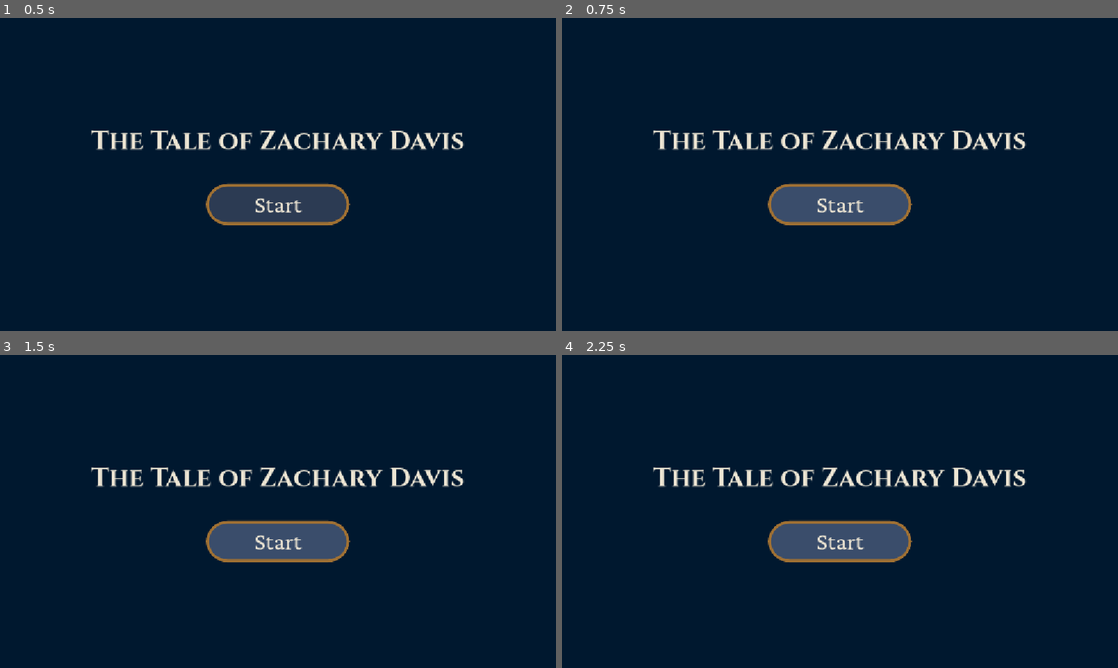
Above: before the commit, frames 1-4 (two rows, left to right).
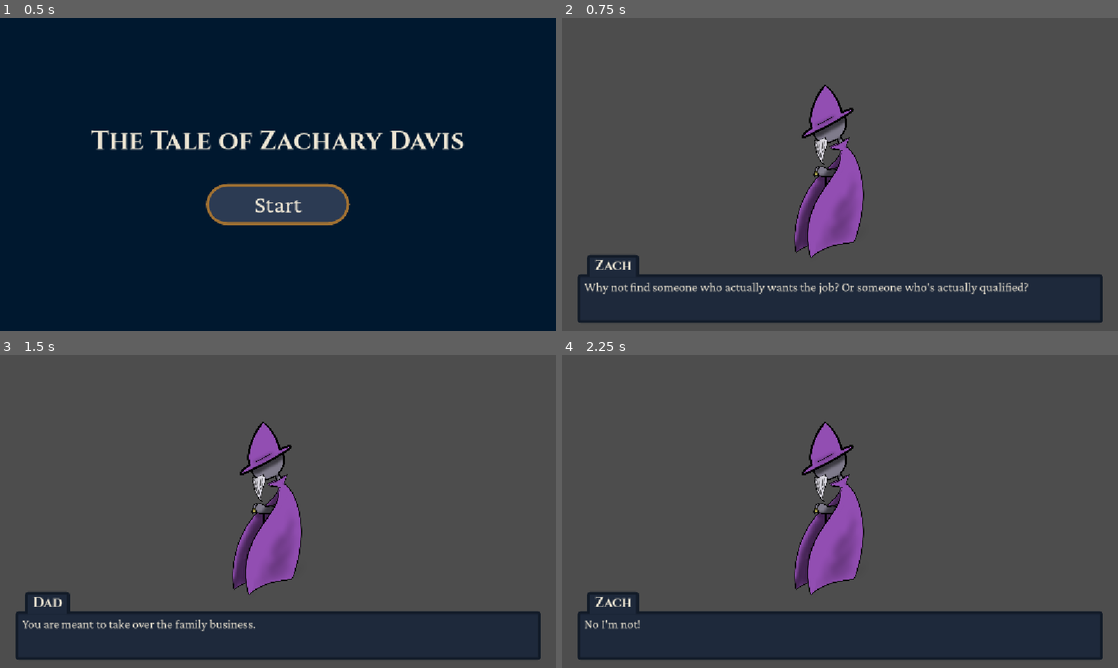
Above: after the commit, the same moments.

Repository: Juicy-J02/CYOA
Game: Godot game, scene res://Scenes/StartScreen.tscn
Same seed, same stepped clock (60 frames per second), same inputs: the game is played once before the commit and once after it.
Inputs (mouse positions are in pixels of both pictures, inside the frame that each line leads up to):
- Up to frame 1 (0.5 s): no input
- Up to frame 2 (0.75 s): click "Start" at 0.5 s
- Up to frame 3 (1.5 s): click (278, 542) at 1.25 s, where only the run before the commit has a clickable "Start"
- Up to frame 4 (2.25 s): click (840, 542) at 2 s, where only the run before the commit has a clickable "Start"

Frame 1 is identical in both runs. In frame 2, 98% of the frame differs, in the area x 0-100%, y 0-100%; in frame 3, 98%; in frame 4, 98%.

Commit message:
act 1
Updated the narrator texture path and adjusted position and scale.

Diff:
--- a/Scenes/Main.tscn
+++ b/Scenes/Main.tscn
@@ -2,7 +2,7 @@
 
 [ext_resource type="Script" uid="uid://c814w2ng3lnue" path="res://Scripts/main.gd" id="1_rgh2o"]
 [ext_resource type="Script" uid="uid://bkdmx26wcdwo0" path="res://Scripts/ui.gd" id="2_kln2b"]
-[ext_resource type="Texture2D" uid="uid://blt8cno6dcdka" path="res://Characters/narrator.png" id="2_rgh2o"]
+[ext_resource type="Texture2D" uid="uid://blt8cno6dcdka" path="res://Assets/Characters/narrator.png" id="2_rgh2o"]
 
 [node name="Main" type="Node" unique_id=144984912]
 script = ExtResource("1_rgh2o")
@@ -10,15 +10,9 @@
 [node name="World" type="Node2D" parent="." unique_id=2079954554]
 
 [node name="Narrator" type="Sprite2D" parent="World" unique_id=2009096635]
-position = Vector2(544, 474)
-scale = Vector2(0.5758333, 0.5273959)
+position = Vector2(574, 360)
+scale = Vector2(0.3979167, 0.3979167)
 texture = ExtResource("2_rgh2o")
-
-[node name="Forest" type="Sprite2D" parent="World" unique_id=1162451010]
-show_behind_parent = true
-position = Vector2(709, 271)
-scale = Vector2(0.17643753, 0.28333333)
-texture = ExtResource("3_rgh2o")
 
 [node name="UI" type="CanvasLayer" parent="." unique_id=557614795]
 script = ExtResource("2_kln2b")
